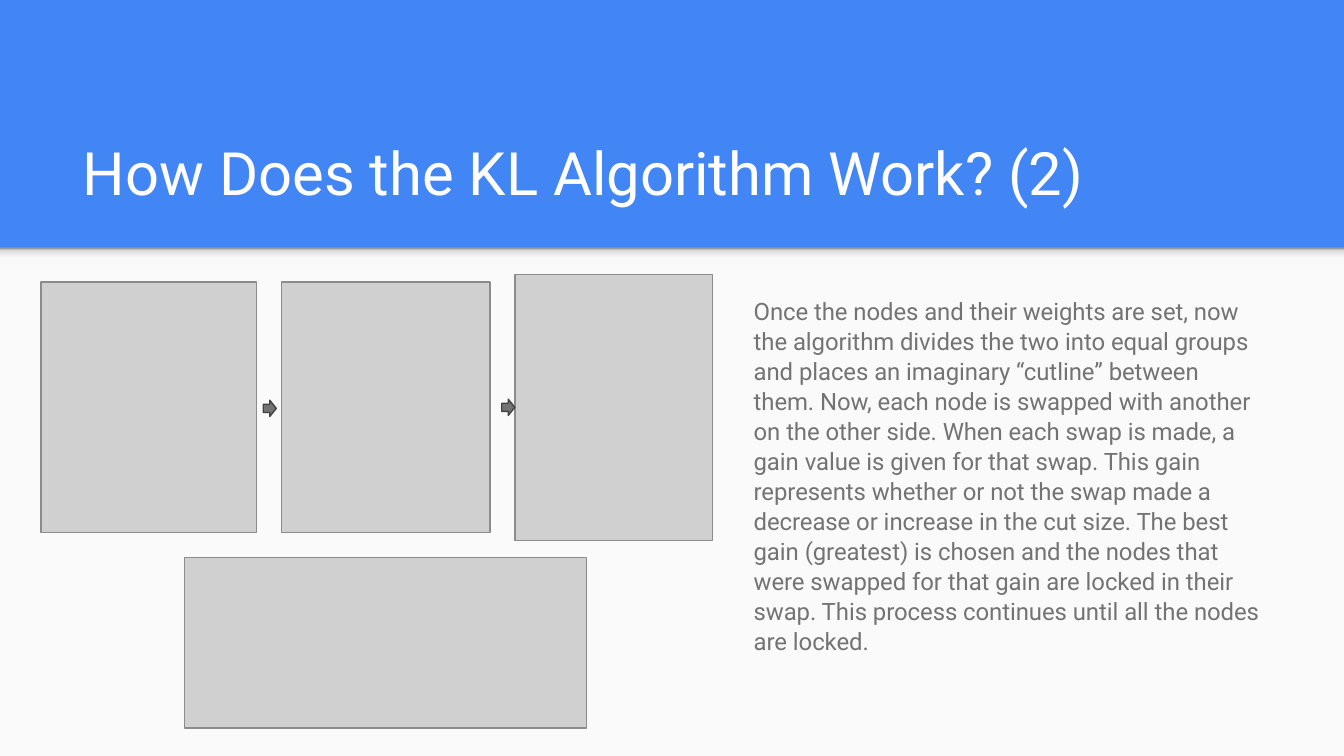
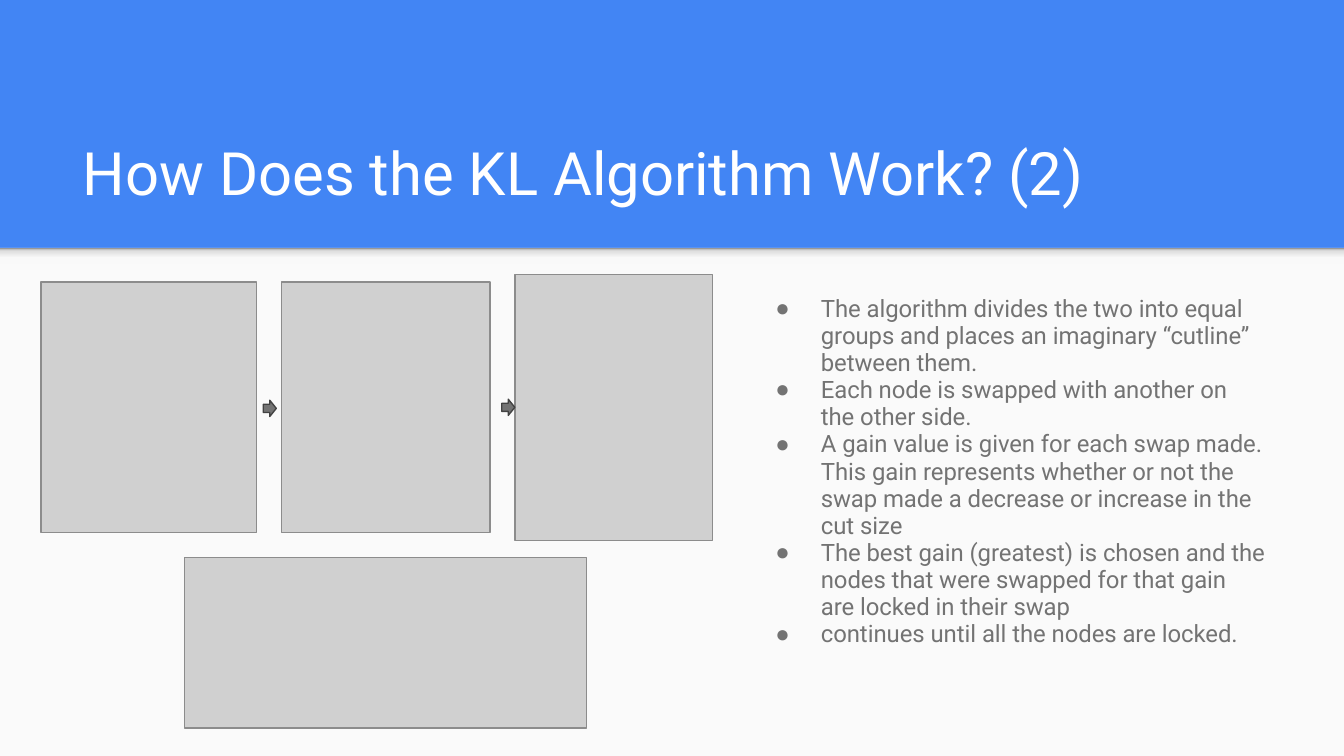
Before and after one commit to shanmathig/stemgtri2022, a slide deck: slide 7 of Cipher.pptx (slide 5 before the commit). Drawn at 1344x756 pixels with LibreOffice and Linux fonts; fonts in the diff are those of the drawing; grey boxes stand for pictures. Boxes give left, top, right and bottom in pixels: in the first picture for what was removed or moved away, otherwise in the second. Text is boxed around its words. In the diff, an @@ line names an element or a change of style, - is before the commit and + after.

```diff
--- a/Cipher.pptx
+++ b/Cipher.pptx
@@ text at (821, 299, 1265, 642): text changed @@
-Once the nodes and their weights are set, now the algorithm divides the two into equal groups and places an imaginary “cutline” between them. Now, each node is swapped with another on the other side. When each swap is made, a gain value is given for that swap. This gain represents whether or not the swap made a decrease or increase in the cut size. The best gain (greatest) is chosen and the nodes that were swapped for that gain are locked in their swap. This process continues until all the nodes are locked.
+● The algorithm divides the two into equal groups and places an imaginary “cutline” between them.
+● Each node is swapped with another on the other side.
+● A gain value is given for each swap made. This gain represents whether or not the swap made a decrease or increase in the cut size
+● The best gain (greatest) is chosen and the nodes that were swapped for that gain are locked in their swap
+● continues until all the nodes are locked.
```
Also in this commit, not shown: 2 other slides changed, 4 slides added.
